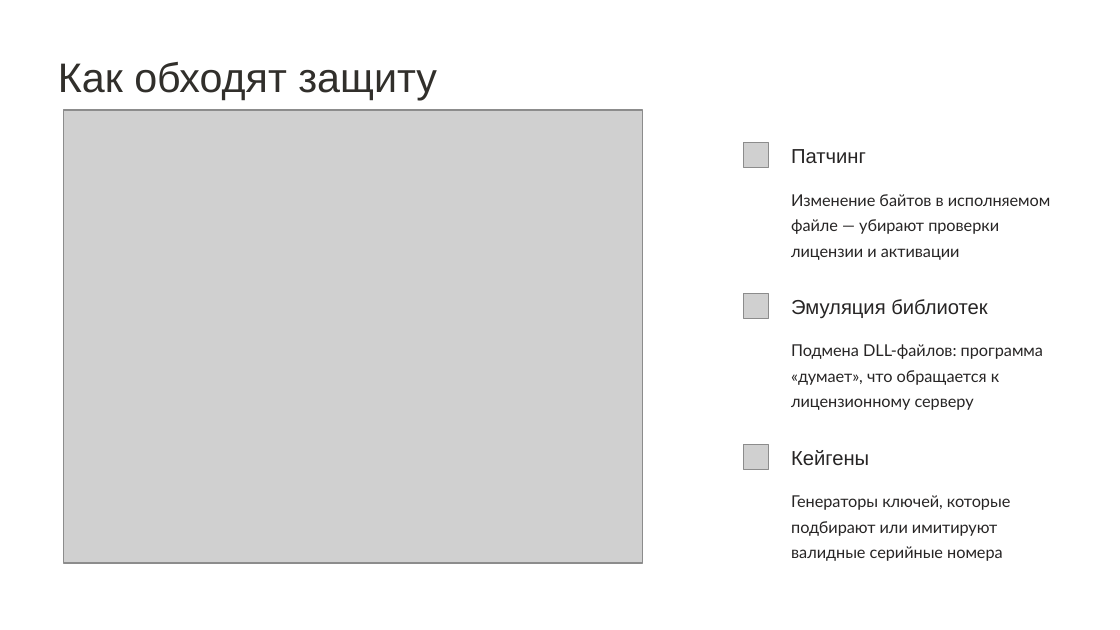
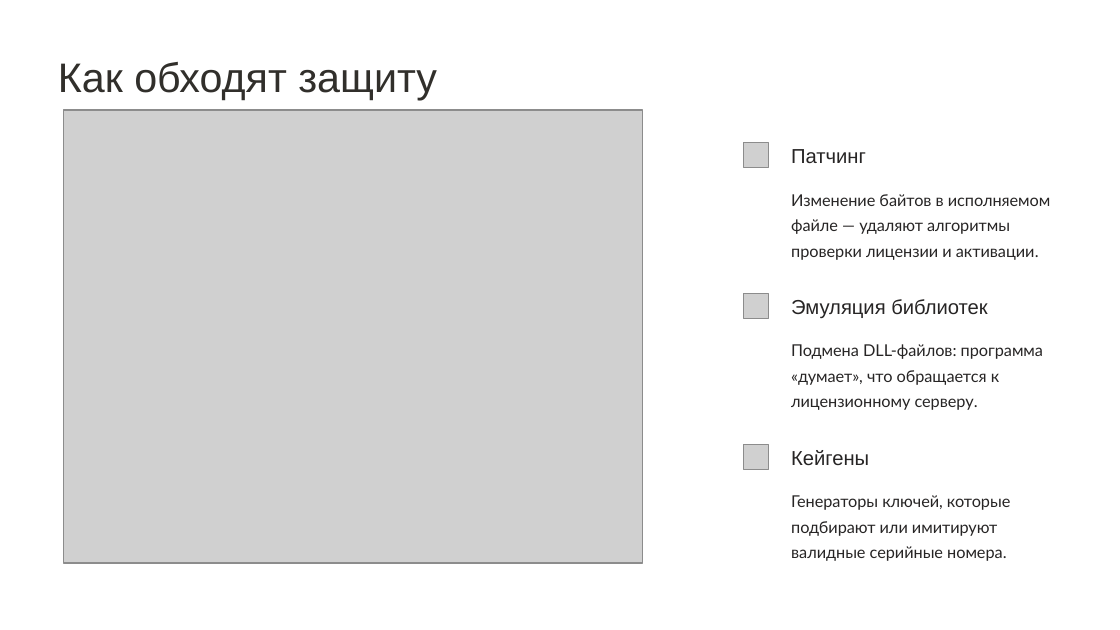
Before and after one commit to Sisulik228/Sipisulik, a slide deck: slide 6 of 000pr.exe.pptx. Drawn at 1120x630 pixels with LibreOffice and Linux fonts; fonts in the diff are those of the drawing; grey boxes stand for pictures; background and template pictures are left out. Boxes give left, top, right and bottom in pixels: in the first picture for what was removed or moved away, otherwise in the second. Text is boxed around its words. In the diff, an @@ line names an element or a change of style, - is before the commit and + after.

```diff
--- a/000pr.exe.pptx
+++ b/000pr.exe.pptx
@@ text at (791,194,1050,260): text changed @@
-Изменение байтов в исполняемом файле — убирают проверки лицензии и активации
+Изменение байтов в исполняемом файле — удаляют алгоритмы проверки лицензии и активации.
@@ text at (791,344,1043,410): text changed @@
-Подмена DLL-файлов: программа «думает», что обращается к лицензионному серверу
+Подмена DLL-файлов: программа «думает», что обращается к лицензионному серверу.
@@ text at (791,495,1010,561): text changed @@
-Генераторы ключей, которые подбирают или имитируют валидные серийные номера
+Генераторы ключей, которые подбирают или имитируют валидные серийные номера.
```
Also in this commit, not shown: 6 other slides changed, 4 other files.
